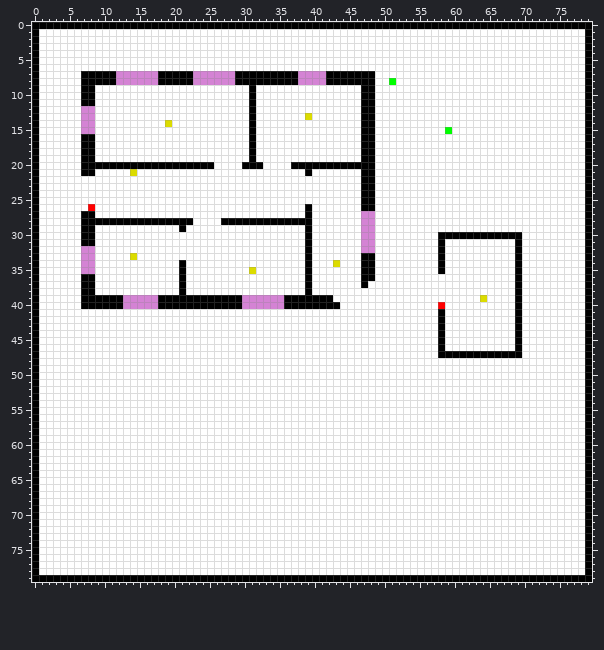
One commit to this sprite sheet: im_map.png. Above, as it was before the edit.
The file is 80x80 pixels.
And afterwards:
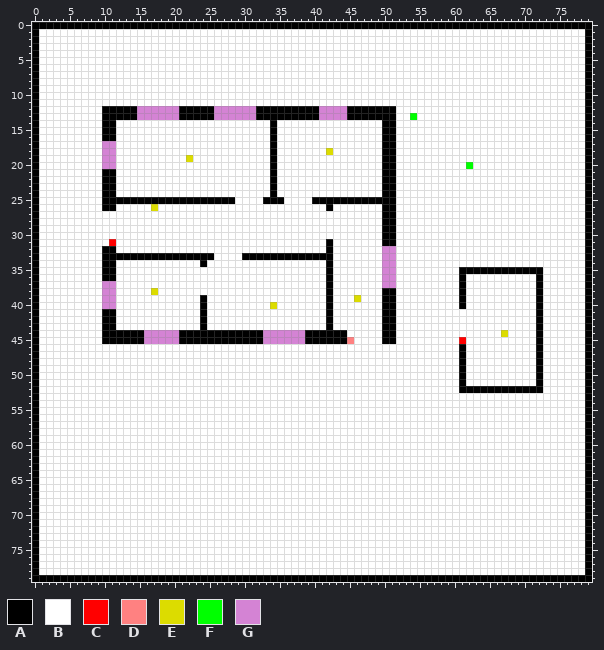
Palette (. is transparent): A #000000  B #ffffff  C #ff0000  D #ff8181  E #dcdc00  F #00ff00  G #d483d4
From old to new:
y 7: x 7..48 AAAAAGGGGGGAAAAAGGGGGGAAAAAAAAAGGGGAAAAAAA -> BBBBBBBBBBBBBBBBBBBBBBBBBBBBBBBBBBBBBBBBBB
y 8: x 7..48 AAAAAGGGGGGAAAAAGGGGGGAAAAAAAAAGGGGAAAAAAA -> BBBBBBBBBBBBBBBBBBBBBBBBBBBBBBBBBBBBBBBBBB; x 51 F -> B
y 9..11: x 7..8 AA -> BB; x 31 A -> B; x 47..48 AA -> BB
y 12: x 7..8 GG -> BB; x 10..46 BBBBBBBBBBBBBBBBBBBBBABBBBBBBBBBBBBBB -> AAAAAGGGGGGAAAAAGGGGGGAAAAAAAAAGGGGAA; x 49..51 BBB -> AAA
y 13: x 7..8 GG -> BB; x 10..46 BBBBBBBBBBBBBBBBBBBBBABBBBBBBEBBBBBBB -> AAAAAGGGGGGAAAAAGGGGGGAAAAAAAAAGGGGAA; x 49..51 BBB -> AAA; x 54 B -> F
y 14: x 7..8 GG -> BB; x 10..11 BB -> AA; x 19 E -> B; x 31 A -> B; x 34 B -> A; x 47..48 AA -> BB; x 50..51 BB -> AA
y 15: x 7..8 GG -> BB; x 10..11 BB -> AA; x 31 A -> B; x 34 B -> A; x 47..48 AA -> BB; x 50..51 BB -> AA; x 59 F -> B
y 16: x 7..8 AA -> BB; x 10..11 BB -> AA; x 31 A -> B; x 34 B -> A; x 47..48 AA -> BB; x 50..51 BB -> AA
y 17: x 7..8 AA -> BB; x 10..11 BB -> GG; x 31 A -> B; x 34 B -> A; x 47..48 AA -> BB; x 50..51 BB -> AA
y 18: x 7..8 AA -> BB; x 10..11 BB -> GG; x 31 A -> B; x 34 B -> A; x 42 B -> E; x 47..48 AA -> BB; x 50..51 BB -> AA
y 19: x 7..8 AA -> BB; x 10..11 BB -> GG; x 22 B -> E; x 31 A -> B; x 34 B -> A; x 47..48 AA -> BB; x 50..51 BB -> AA
y 20: x 7..25 AAAAAAAAAAAAAAAAAAA -> BBBGGBBBBBBBBBBBBBB; x 30..32 AAA -> BBB; x 34 B -> A; x 37..48 AAAAAAAAAAAA -> BBBBBBBBBBBB; x 50..51 BB -> AA; x 62 B -> F
y 21: x 7..8 AA -> BB; x 10..11 BB -> AA; x 14 E -> B; x 34 B -> A; x 39 A -> B; x 47..48 AA -> BB; x 50..51 BB -> AA
y 22..24: x 10..11 BB -> AA; x 34 B -> A; x 47..48 AA -> BB; x 50..51 BB -> AA
y 25: x 10..28 BBBBBBBBBBBBBBBBBBB -> AAAAAAAAAAAAAAAAAAA; x 33..35 BBB -> AAA; x 40..46 BBBBBBB -> AAAAAAA; x 49..51 BBB -> AAA
y 26: x 8 C -> B; x 10..11 BB -> AA; x 17 B -> E; x 39 A -> B; x 42 B -> A; x 47..48 AA -> BB; x 50..51 BB -> AA
y 27: x 7..8 AA -> BB; x 39 A -> B; x 47..48 GG -> BB; x 50..51 BB -> AA
y 28: x 7..22 AAAAAAAAAAAAAAAA -> BBBBBBBBBBBBBBBB; x 27..39 AAAAAAAAAAAAA -> BBBBBBBBBBBBB; x 47..48 GG -> BB; x 50..51 BB -> AA
y 29: x 7..8 AA -> BB; x 21 A -> B; x 39 A -> B; x 47..48 GG -> BB; x 50..51 BB -> AA
y 30: x 7..8 AA -> BB; x 39 A -> B; x 47..48 GG -> BB; x 50..51 BB -> AA; x 58..69 AAAAAAAAAAAA -> BBBBBBBBBBBB
y 31: x 7..8 AA -> BB; x 11 B -> C; x 39 A -> B; x 42 B -> A; x 47..48 GG -> BB; x 50..51 BB -> AA; x 58 A -> B; x 69 A -> B
y 32: x 7..8 GG -> BB; x 10..11 BB -> AA; x 39 A -> B; x 42 B -> A; x 47..48 GG -> BB; x 50..51 BB -> GG; x 58 A -> B; x 69 A -> B
y 33: x 7..8 GG -> BB; x 10..25 BBBBEBBBBBBBBBBB -> AAAAAAAAAAAAAAAA; x 30..38 BBBBBBBBB -> AAAAAAAAA; x 40..42 BBB -> AAA; x 47..48 AA -> BB; x 50..51 BB -> GG; x 58 A -> B; x 69 A -> B
y 34: x 7..8 GG -> BB; x 10..11 BB -> AA; x 21 A -> B; x 24 B -> A; x 39 A -> B; x 42..43 BE -> AB; x 47..48 AA -> BB; x 50..51 BB -> GG; x 58 A -> B; x 69 A -> B
y 35: x 7..8 GG -> BB; x 10..11 BB -> AA; x 21 A -> B; x 31 E -> B; x 39 A -> B; x 42 B -> A; x 47..48 AA -> BB; x 50..51 BB -> GG; x 58 A -> B; x 61..68 BBBBBBBB -> AAAAAAAA; x 70..72 BBB -> AAA
y 36: x 7..8 AA -> BB; x 10..11 BB -> AA; x 21 A -> B; x 39 A -> B; x 42 B -> A; x 47..48 AA -> BB; x 50..51 BB -> GG; x 61 B -> A; x 69 A -> B; x 72 B -> A
y 37: x 7..8 AA -> BB; x 10..11 BB -> GG; x 21 A -> B; x 39 A -> B; x 42 B -> A; x 47 A -> B; x 50..51 BB -> GG; x 61 B -> A; x 69 A -> B; x 72 B -> A
y 38: x 7..8 AA -> BB; x 10..11 BB -> GG; x 17 B -> E; x 21 A -> B; x 39 A -> B; x 42 B -> A; x 50..51 BB -> AA; x 61 B -> A; x 69 A -> B; x 72 B -> A
y 39: x 7..23 AAAAAAGGGGGAAAAAA -> BBBGGBBBBBBBBBBBB; x 25..41 AAAAAGGGGGGAAAAAA -> BBBBBBBBBBBBBBBBB; x 46 B -> E; x 50..51 BB -> AA; x 61 B -> A; x 64 E -> B; x 69 A -> B; x 72 B -> A
y 40: x 7..23 AAAAAAGGGGGAAAAAA -> BBBGGBBBBBBBBBBBB; x 25..41 AAAAAGGGGGGAAAAAA -> BBBBBBBBBEBBBBBBB; x 43 A -> B; x 50..51 BB -> AA; x 58 C -> B; x 61 B -> A; x 69 A -> B; x 72 B -> A
y 41..43: x 10..11 BB -> AA; x 24 B -> A; x 42 B -> A; x 50..51 BB -> AA; x 58 A -> B; x 69 A -> B; x 72 B -> A
y 44: x 10..44 BBBBBBBBBBBBBBBBBBBBBBBBBBBBBBBBBBB -> AAAAAAGGGGGAAAAAAAAAAAAGGGGGGAAAAAA; x 50..51 BB -> AA; x 58 A -> B; x 67 B -> E; x 69 A -> B; x 72 B -> A
y 45: x 10..45 BBBBBBBBBBBBBBBBBBBBBBBBBBBBBBBBBBBB -> AAAAAAGGGGGAAAAAAAAAAAAGGGGGGAAAAAAD; x 50..51 BB -> AA; x 58 A -> B; x 61 B -> C; x 69 A -> B; x 72 B -> A
y 46: x 58 A -> B; x 61 B -> A; x 69 A -> B; x 72 B -> A
y 47: x 58..60 AAA -> BBB; x 62..69 AAAAAAAA -> BBBBBBBB; x 72 B -> A
y 48..51: x 61 B -> A; x 72 B -> A
y 52: x 61..72 BBBBBBBBBBBB -> AAAAAAAAAAAA
Boxes around the changes in both pictures, in picture pixels (x1, y1, x2, y2):
changed: (81, 71, 543, 393)
